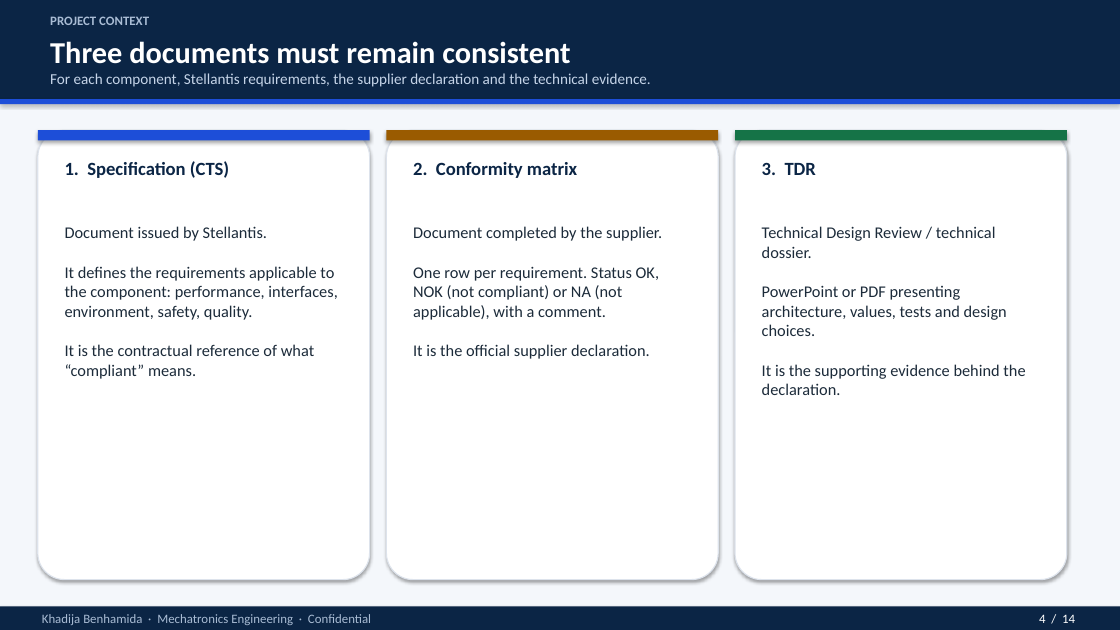
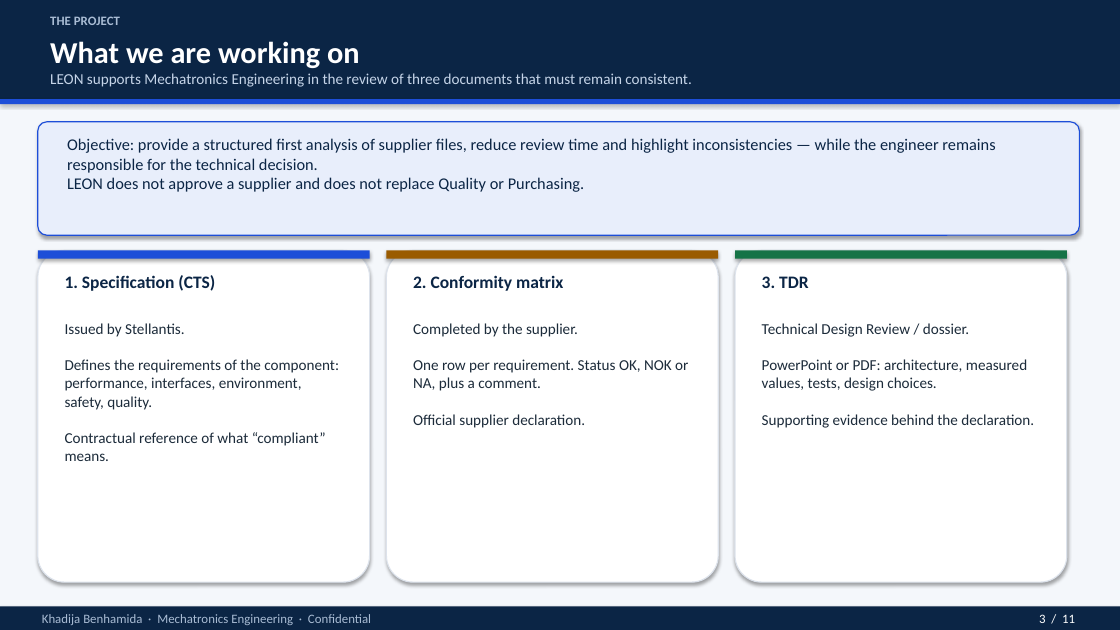
Before and after one commit to Rihabbbbbbbbb/leon_spec, a slide deck: slide 3 of docs/LEON_intro_for_non_specialists.pptx (slide 4 before the commit). Drawn at 1120x630 pixels with LibreOffice and Linux fonts; fonts in the diff are those of the drawing. Boxes give left, top, right and bottom in pixels: in the first picture for what was removed or moved away, otherwise in the second. Text is boxed around its words. In the diff, an @@ line names an element or a change of style, - is before the commit and + after.

```diff
--- a/docs/LEON_intro_for_non_specialists.pptx
+++ b/docs/LEON_intro_for_non_specialists.pptx
@@ text at (50,16,120,25): text changed @@
-PROJECT CONTEXT
+THE PROJECT
@@ text added at (50,41,360,68), 26 pt, text #FFFFFF, bold @@
+What we are working on
@@ text at (50,73,691,87): text changed; size 26 to 13 pt; text colour #FFFFFF to #C5D4E8; bold off @@
-Three documents must remain consistent
+LEON supports Mechatronics Engineering in the review of three documents that must remain consistent.
@@ text removed at (50,73,651,87) @@
-For each component, Stellantis requirements, the supplier declaration and the technical evidence.
@@ rounded rectangle added at (38,122,1080,235), fill #E8EEFB, outline #1D4ED8 1 pt @@
@@ text added at (67,138,995,192), 14 pt, text #0B2545 @@
+Objective: provide a structured first analysis of supplier files, reduce review time and highlight inconsistencies — while the engineer remains responsible for the technical decision.
+LEON does not approve a supplier and does not replace Quality or Purchasing.
@@ rounded rectangle: place and size @@
-rounded rectangle at (38,130,370,580)
+rounded rectangle at (38,250,370,582)
@@ text "1. Specification (CTS)": place and size @@
-text "1. Specification (CTS)" at (65,161,229,178)
+text "1. Specification (CTS)" at (65,275,215,291)
@@ rounded rectangle: place and size @@
-rounded rectangle at (386,130,718,580)
+rounded rectangle at (386,250,718,582)
@@ text "2. Conformity matrix": place and size @@
-text "2. Conformity matrix" at (413,162,577,178)
+text "2. Conformity matrix" at (413,275,563,291)
@@ rounded rectangle: place and size @@
-rounded rectangle at (735,130,1067,580)
+rounded rectangle at (735,250,1067,582)
@@ 3 rectangles: place and size @@
-3 rectangles at (38,130,1067,140)
+3 rectangles at (38,250,1067,259)
@@ size 16 to 15 pt in 3 elements at (65,275,215,291), (413,275,563,291), (762,276,808,288) @@
@@ text "3. TDR": place and size @@
-text "3. TDR" at (762,162,816,175)
+text "3. TDR" at (762,276,808,288)
@@ text at (65,323,339,461): text changed; size 14 to 13 pt @@
-Document issued by Stellantis.
-It defines the requirements applicable to the component: performance, interfaces, environment, safety, quality.
-It is the contractual reference of what “compliant” means.
+Issued by Stellantis.
+Defines the requirements of the component: performance, interfaces, environment, safety, quality.
+Contractual reference of what “compliant” means.
@@ text at (413,323,688,428): text changed; size 14 to 13 pt @@
-Document completed by the supplier.
-One row per requirement. Status OK, NOK (not compliant) or NA (not applicable), with a comment.
-It is the official supplier declaration.
+Completed by the supplier.
+One row per requirement. Status OK, NOK or NA, plus a comment.
+Official supplier declaration.
@@ text at (762,323,1034,428): text changed; size 14 to 13 pt @@
-Technical Design Review / technical dossier.
-PowerPoint or PDF presenting architecture, values, tests and design choices.
-It is the supporting evidence behind the declaration.
+Technical Design Review / dossier.
+PowerPoint or PDF: architecture, measured values, tests, design choices.
+Supporting evidence behind the declaration.
@@ text at (1039,614,1075,623): text changed @@
-4 / 14
+3 / 11
```
Also in this commit, not shown: 10 other slides changed, 3 slides removed, 1 other file.
